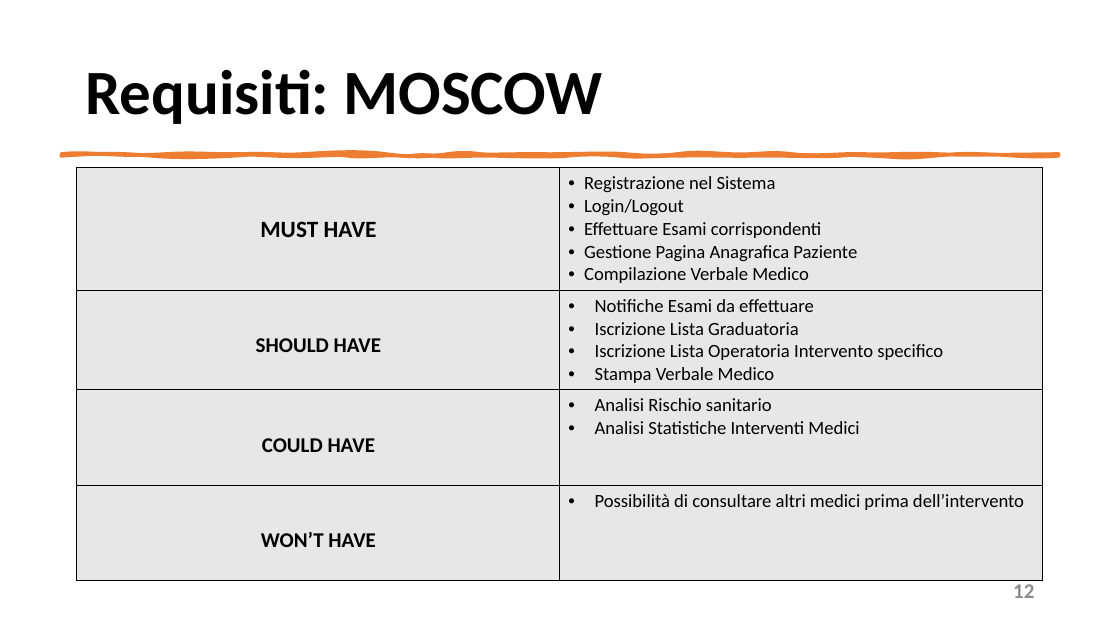
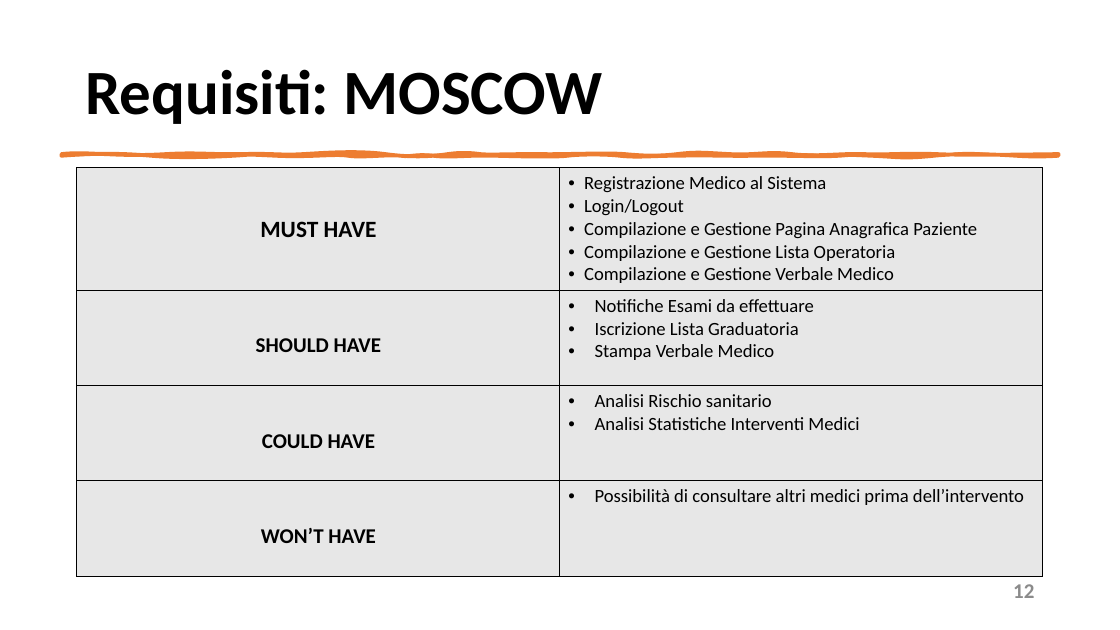
Before and after one commit to mangilimatteo/Progetto_Ingegneria_Software_Cattaneo_Mangili_Saini, a slide deck: slide 12 of Presentazione/Presentazione_Progetto.pptx. Drawn at 1120x630 pixels with LibreOffice and Linux fonts; fonts in the diff are those of the drawing. Boxes give left, top, right and bottom in pixels: in the first picture for what was removed or moved away, otherwise in the second. Text is boxed around its words. In the diff, an @@ line names an element or a change of style, - is before the commit and + after.

Commit message:
Update Presentazione
Implementazione e Moscow

```diff
--- a/Presentazione/Presentazione_Progetto.pptx
+++ b/Presentazione/Presentazione_Progetto.pptx
@@ table at <box>77,168,1044,575</box> @@
-row 1, column 2: Registrazione nel Sistema / Login/Logout / Effettuare Esami corrispondenti / Gestione Pagina Anagrafica Paziente / Compilazione Verbale Medico
+row 1, column 2: Registrazione Medico al Sistema / Login/Logout / Compilazione e Gestione Pagina Anagrafica Paziente / Compilazione e Gestione Lista Operatoria / Compilazione e Gestione Verbale Medico
-row 2, column 2: Notifiche Esami da effettuare / Iscrizione Lista Graduatoria / Iscrizione Lista Operatoria Intervento specifico / Stampa Verbale Medico
+row 2, column 2: Notifiche Esami da effettuare / Iscrizione Lista Graduatoria / Stampa Verbale Medico
```
Also in this commit, not shown: 1 other slide changed.
